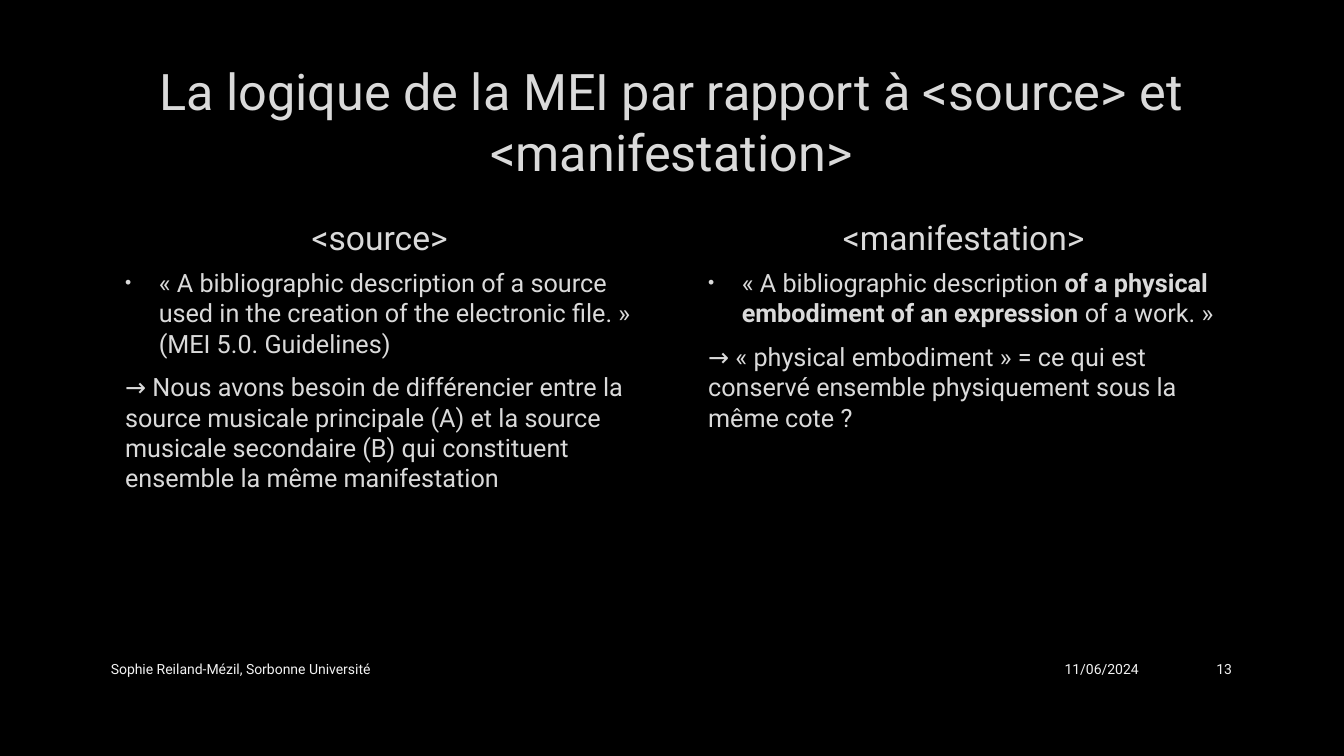
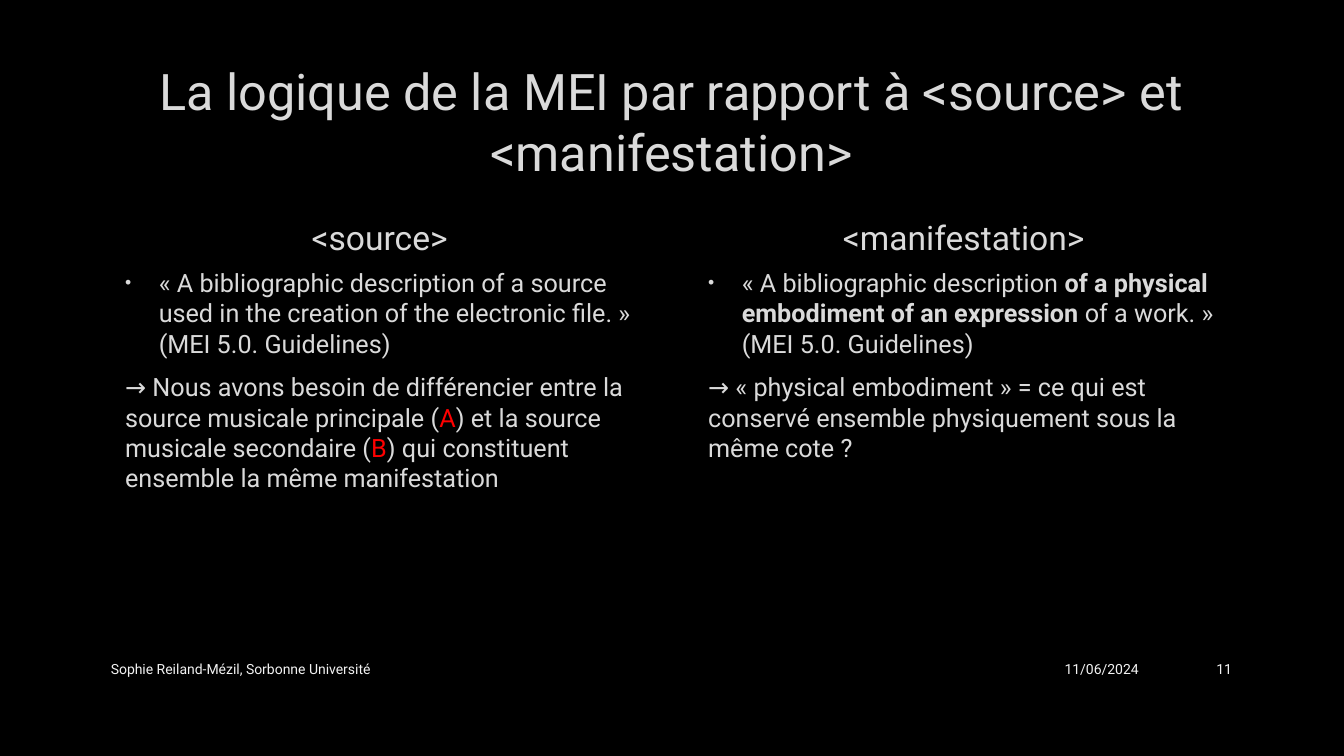
Before and after one commit to SophieReiland/graupner, a slide deck: slide 11 of presentations/Présentation_groupe_MEI.pptx (slide 13 before the commit). Drawn at 1344x756 pixels with LibreOffice and Linux fonts; fonts in the diff are those of the drawing; background and template pictures are left out. Boxes give left, top, right and bottom in pixels: in the first picture for what was removed or moved away, otherwise in the second. Text is boxed around its words. In the diff, an @@ line names an element or a change of style, - is before the commit and + after.

```diff
--- a/presentations/Présentation_groupe_MEI.pptx
+++ b/presentations/Présentation_groupe_MEI.pptx
@@ text at (742,273,1208,359): text changed @@
-• « A bibliographic description of a physical embodiment of an expression of a work. »
+• « A bibliographic description of a physical embodiment of an expression of a work. » (MEI 5.0. Guidelines)
@@ text at (125,377,623,488): text colour #DADADA to #FF0000 in "(A) (B)" @@
@@ page number at (1216,664,1232,674): text changed @@
-13
+11
```
Also in this commit, not shown: 13 other slides changed.
